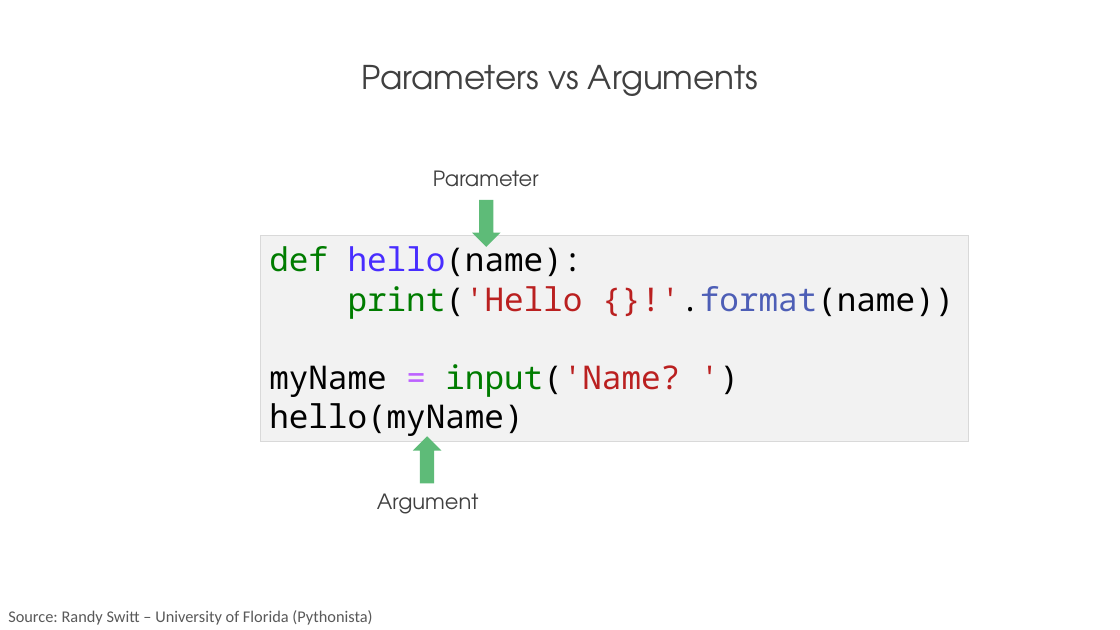
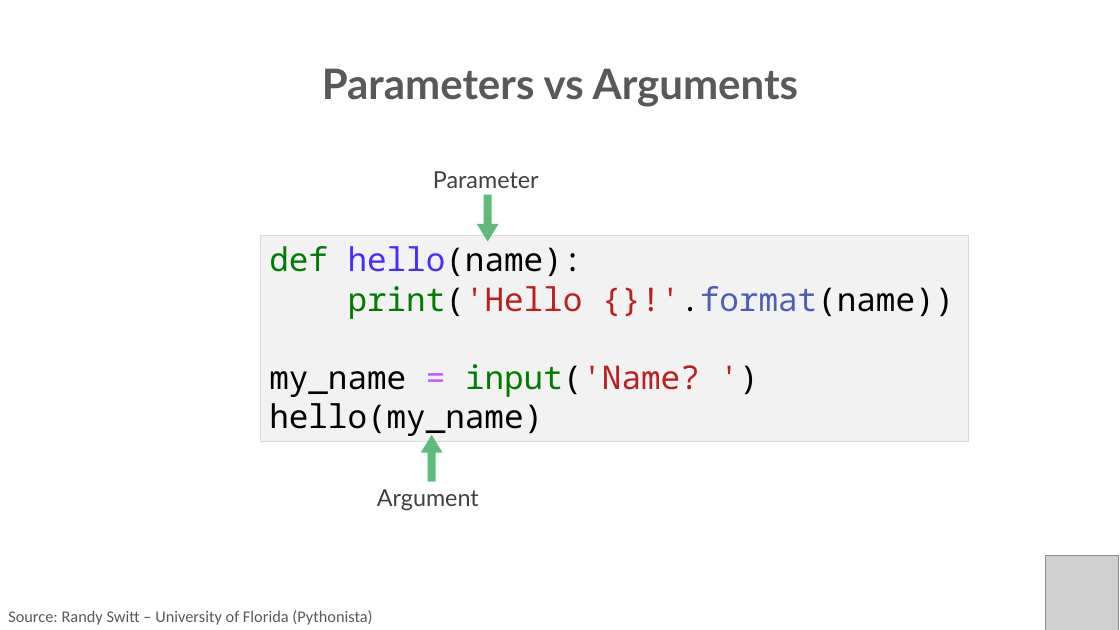
Before and after one commit to PracticumAI/python, a slide deck: slide 9 of presentations/03_functions.pptx. Drawn at 1120x630 pixels with LibreOffice and Linux fonts; fonts in the diff are those of the drawing; grey boxes stand for pictures. Boxes give left, top, right and bottom in pixels: in the first picture for what was removed or moved away, otherwise in the second. Text is boxed around its words. In the diff, an @@ line names an element or a change of style, - is before the commit and + after.

```diff
--- a/presentations/03_functions.pptx
+++ b/presentations/03_functions.pptx
@@ text "Parameters vs Arguments" at (x1=322, y1=68, x2=799, y2=107): size 28 to 36 pt, font TeX Gyre Adventor to Lato, text colour #404040 to #595959, bold on @@
@@ text "Parameter" at (x1=433, y1=171, x2=539, y2=188): size 18 to 20 pt, font TeX Gyre Adventor to Lato @@
@@ down arrow at (x1=483, y1=198, x2=492, y2=235): fill #5EBB78 to #000000; outline none to #5EBB78 6 pt; proportions changed @@
@@ down arrow resized from (x1=472, y1=200, x2=501, y2=247) to (x1=483, y1=198, x2=492, y2=235) @@
@@ text in rectangle at (x1=269, y1=364, x2=700, y2=438): text changed @@
-myName = input('Name? ')
-hello(myName)
+my_name = input('Name? ')
+hello(my_name)
@@ down arrow resized from (x1=413, y1=436, x2=441, y2=483) to (x1=427, y1=442, x2=436, y2=479) @@
@@ down arrow at (x1=427, y1=442, x2=436, y2=479): fill #5EBB78 to #000000; outline none to #5EBB78 6 pt; proportions changed @@
@@ text "Argument" at (x1=377, y1=489, x2=479, y2=511): size 18 to 20 pt, font TeX Gyre Adventor to Lato @@
@@ picture added at (x1=1045, y1=555, x2=1119, y2=630) @@
```
Also in this commit, not shown: 16 other slides changed, 1 other file.
